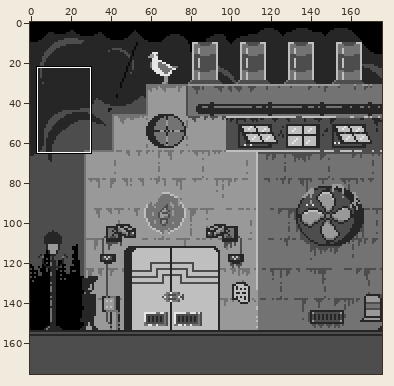
One commit to this sprite sheet: Buildings/GrayScaleCanvas.png. Above: a wide view before the commit, with the close-up outlined.
Close-up. Old version:
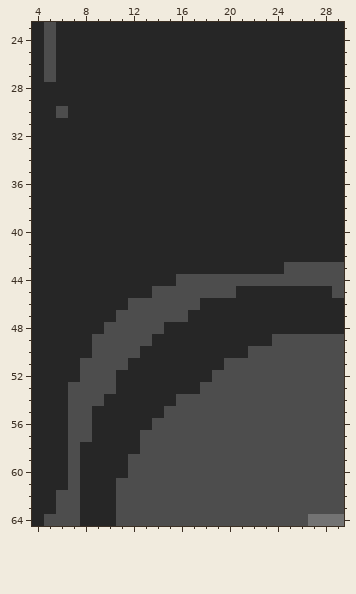
Colours within 5 levels of each other are drawn and written as one. Shown: x 4..29, y 23..64. The commit also changed other parts of the picture, which this record leaves out.
New version:
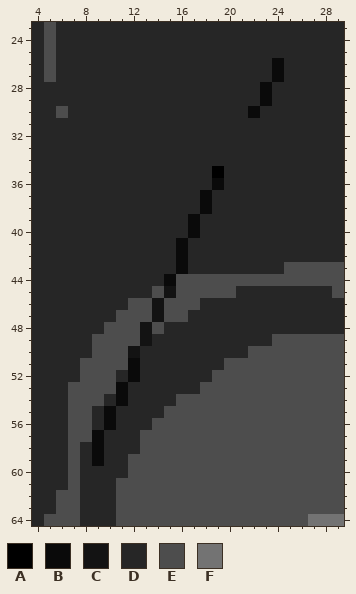
Palette (. is transparent): A #000000  B #0a0a0a  C #131313  D #262626  E #4d4d4d  F #737373
Edits made:
file 704x704 -> 880x880 pixels (blocks of 4x4 -> 5x5; one block is one cell here)
y 26..27: x 24 D -> B
y 28..29: x 23 D -> B
y 30: x 22 D -> B
y 35: x 19 D -> A
y 36: x 19 D -> B
y 37..38: x 18 D -> B
y 39..40: x 17 D -> B
y 41..43: x 16 D -> B
y 44: x 15 D -> B
y 45: x 15 E -> C
y 46..47: x 14 E -> C
y 48..49: x 13 E -> C
y 50: x 12 E -> C
y 51..52: x 12 D -> B
y 53..54: x 11 D -> B
y 55..56: x 10 D -> B
y 57..59: x 9 D -> B
